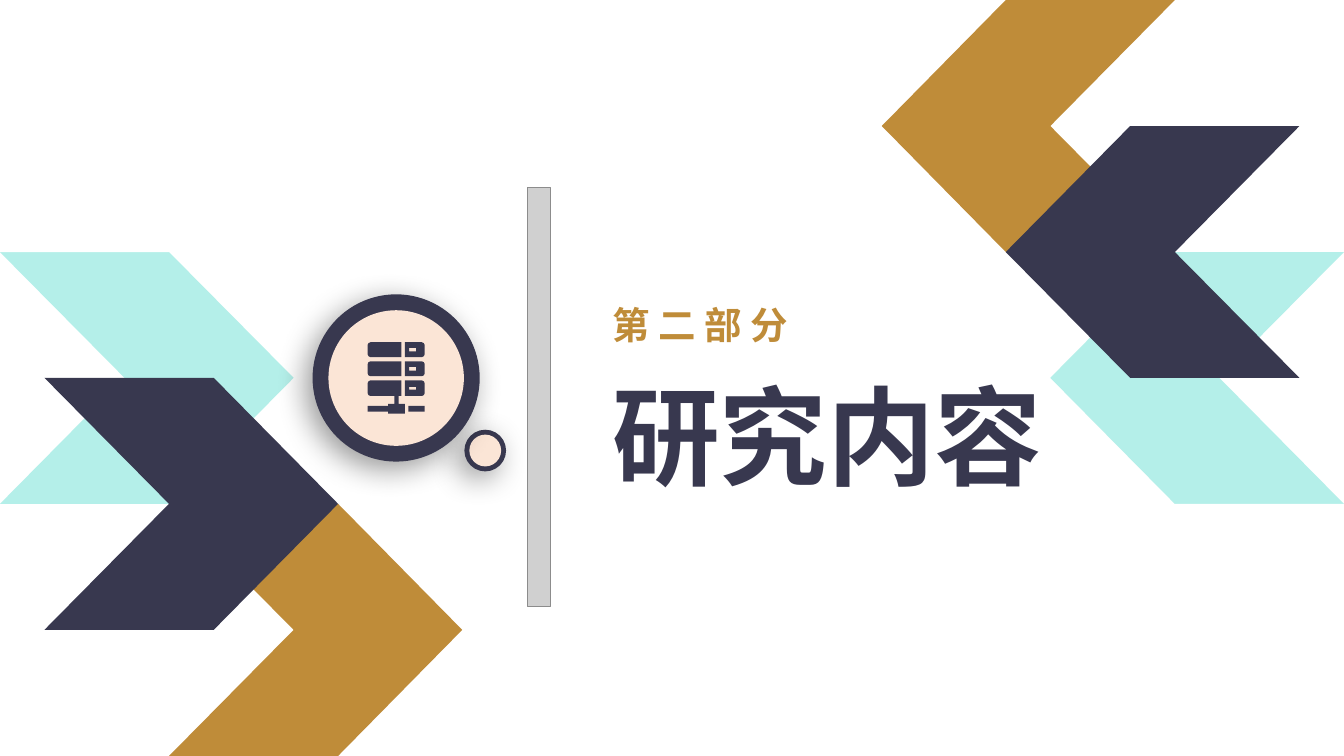
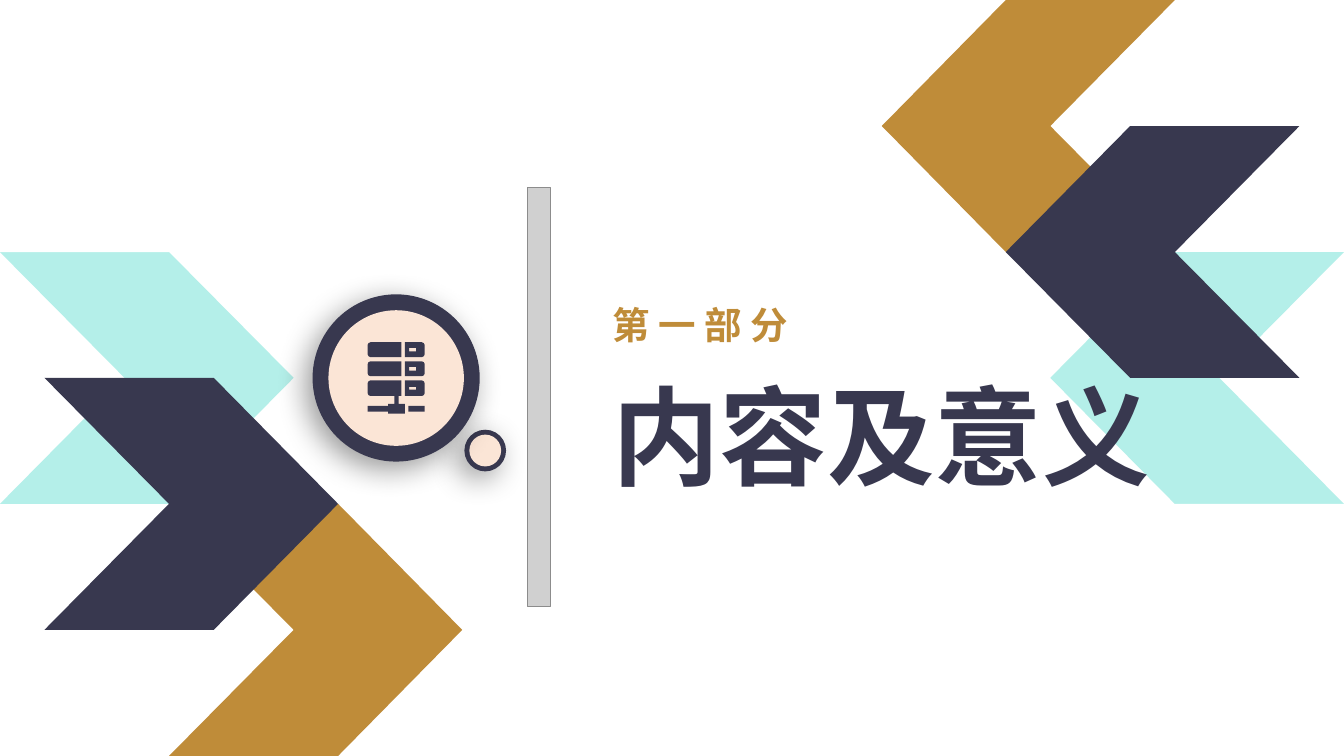
Before and after one commit to ciferlv/OAEI_IM, a slide deck: slide 3 of Luc.pptx (slide 4 before the commit). Drawn at 1344x756 pixels with LibreOffice and Linux fonts; fonts in the diff are those of the drawing; grey boxes stand for pictures; background and template pictures are left out. Boxes give left, top, right and bottom in pixels: in the first picture for what was removed or moved away, otherwise in the second. Text is boxed around its words. In the diff, an @@ line names an element or a change of style, - is before the commit and + after.

```diff
--- a/Luc.pptx
+++ b/Luc.pptx
@@ text at (612, 307, 789, 343): text changed @@
-第 二 部 分
+第 一 部 分
@@ text at (612, 367, 1150, 487): text changed @@
-研究内容
+内容及意义
```
Also in this commit, not shown: 9 other slides changed, 5 slides added, 3 slides removed, 5 other files.
